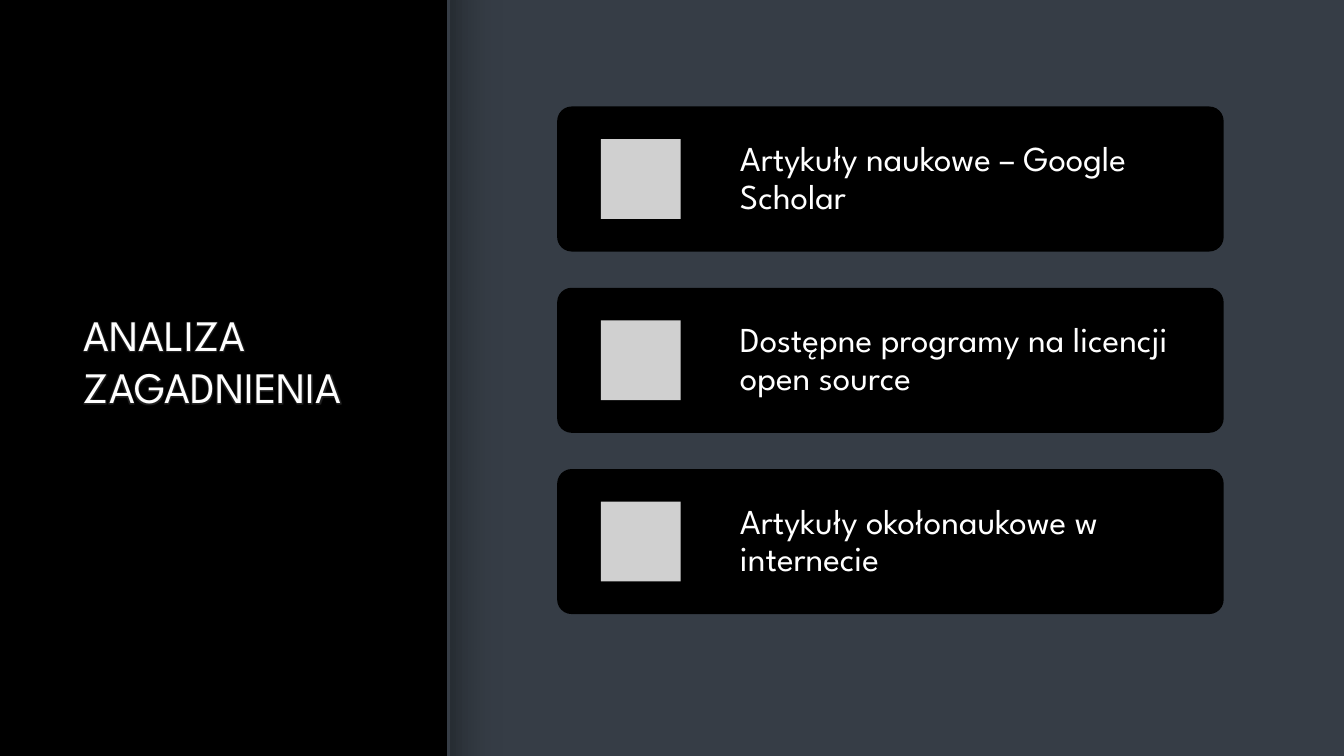
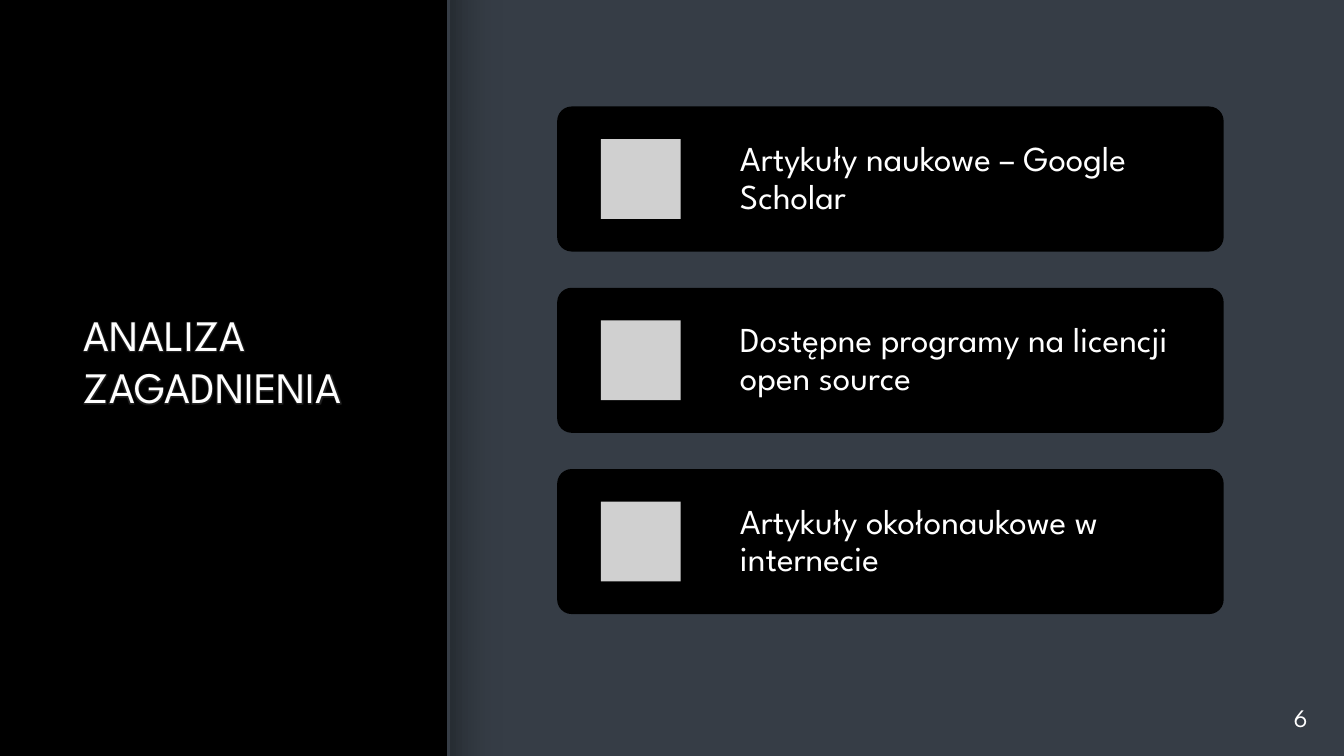
Before and after one commit to marqustd/BeatAndMetreDetector, a slide deck: slide 7 of doc/Prezentacja.pptx. Drawn at 1344x756 pixels with LibreOffice and Linux fonts; fonts in the diff are those of the drawing; grey boxes stand for pictures; background and template pictures are left out. Boxes give left, top, right and bottom in pixels: in the first picture for what was removed or moved away, otherwise in the second. Text is boxed around its words. In the diff, an @@ line names an element or a change of style, - is before the commit and + after.

```diff
--- a/doc/Prezentacja.pptx
+++ b/doc/Prezentacja.pptx
@@ text added at <box>1294,710,1308,728</box>, 18 pt, text #FFFFFF @@
+6
```
Also in this commit, not shown: 9 other slides changed, 4 slides added, 3 slides removed, 4 other files.
